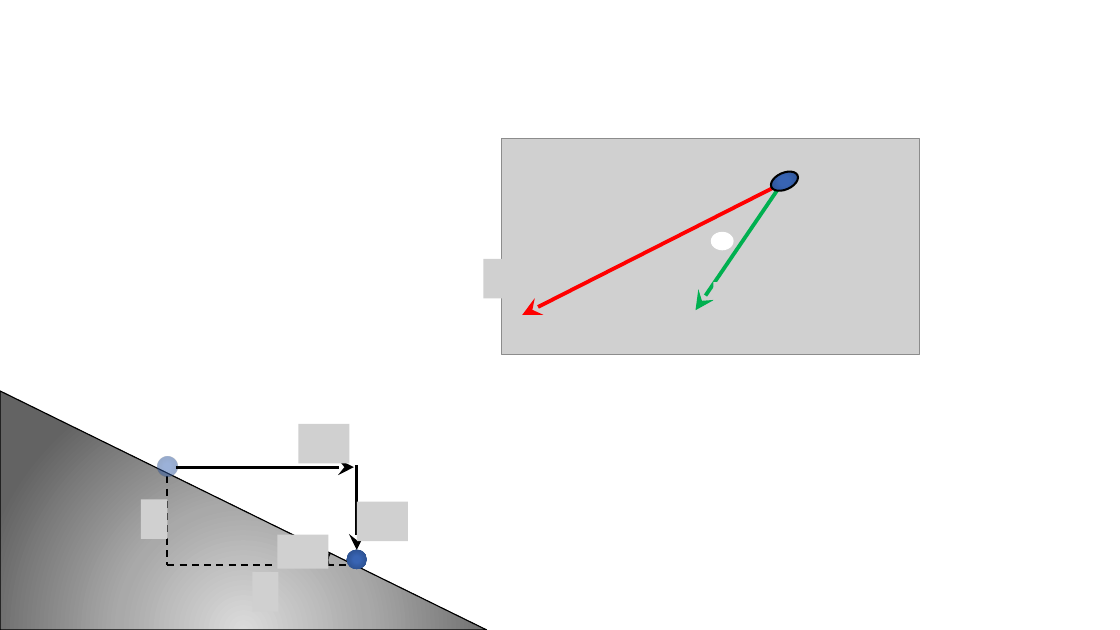
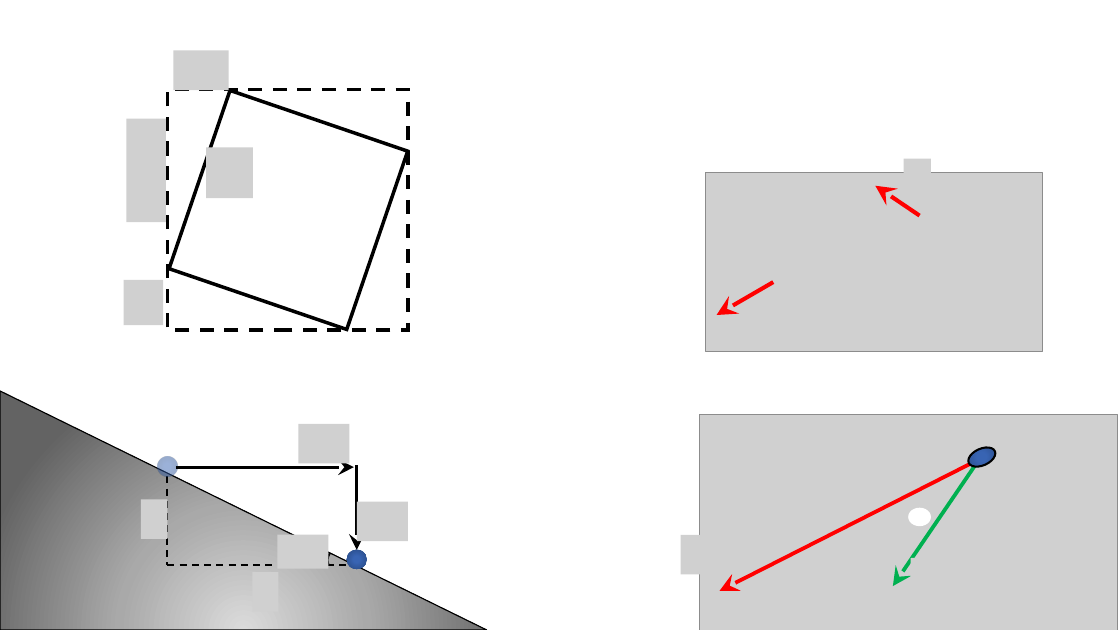
Before and after one commit to savchenko-physics/savchenko-physics.github.io, a slide deck: slide 11 of volunteer/Drawings.pptx. Drawn at 1120x630 pixels with LibreOffice and Linux fonts; fonts in the diff are those of the drawing; grey boxes stand for pictures. Boxes give left, top, right and bottom in pixels: in the first picture for what was removed or moved away, otherwise in the second. Text is boxed around its words. In the diff, an @@ line names an element or a change of style, - is before the commit and + after.

```diff
--- a/volunteer/Drawings.pptx
+++ b/volunteer/Drawings.pptx
@@ picture added at [173, 50, 229, 90] @@
@@ rectangle added at [167, 89, 408, 329], outline #000000 3 pt dashed @@
@@ picture added at [126, 118, 166, 222] @@
@@ rectangle added at [169, 91, 408, 330], outline #000000 3 pt @@
@@ picture added at [206, 147, 253, 198] @@
@@ picture added at [706, 172, 1042, 351] @@
@@ picture added at [904, 159, 932, 198] @@
@@ arrow added from (920, 216) to (875, 186), #FF0000 3.5 pt @@
@@ picture removed at [483, 259, 547, 298] @@
@@ picture added at [124, 280, 163, 326] @@
@@ picture removed at [713, 282, 739, 322] @@
@@ arrow added from (774, 282) to (717, 315), #FF0000 3.5 pt @@
@@ picture added at [760, 294, 787, 334] @@
@@ ellipse: place and size @@
-ellipse at [768, 168, 801, 195]
+ellipse at [966, 444, 999, 471]
@@ 2 arrows, 1 picture, 1 ellipse: place and size @@
-2 arrows, 1 picture, 1 ellipse at [502, 139, 920, 355]
+2 arrows, 1 picture, 1 ellipse at [699, 414, 1117, 630]
@@ picture added at [681, 535, 744, 575] @@
@@ picture added at [911, 558, 937, 597] @@
```
Also in this commit, not shown: 16 other files.
